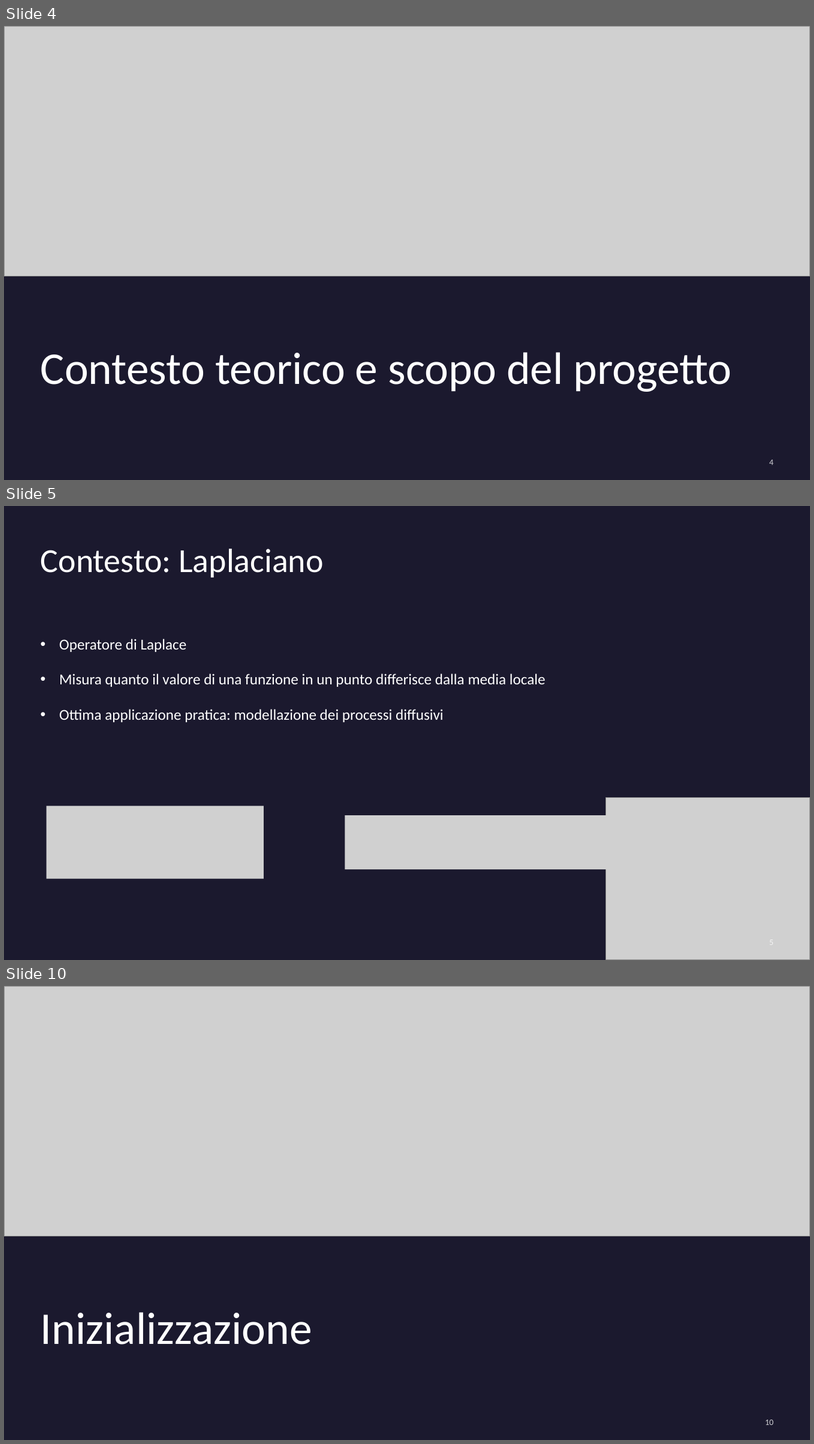
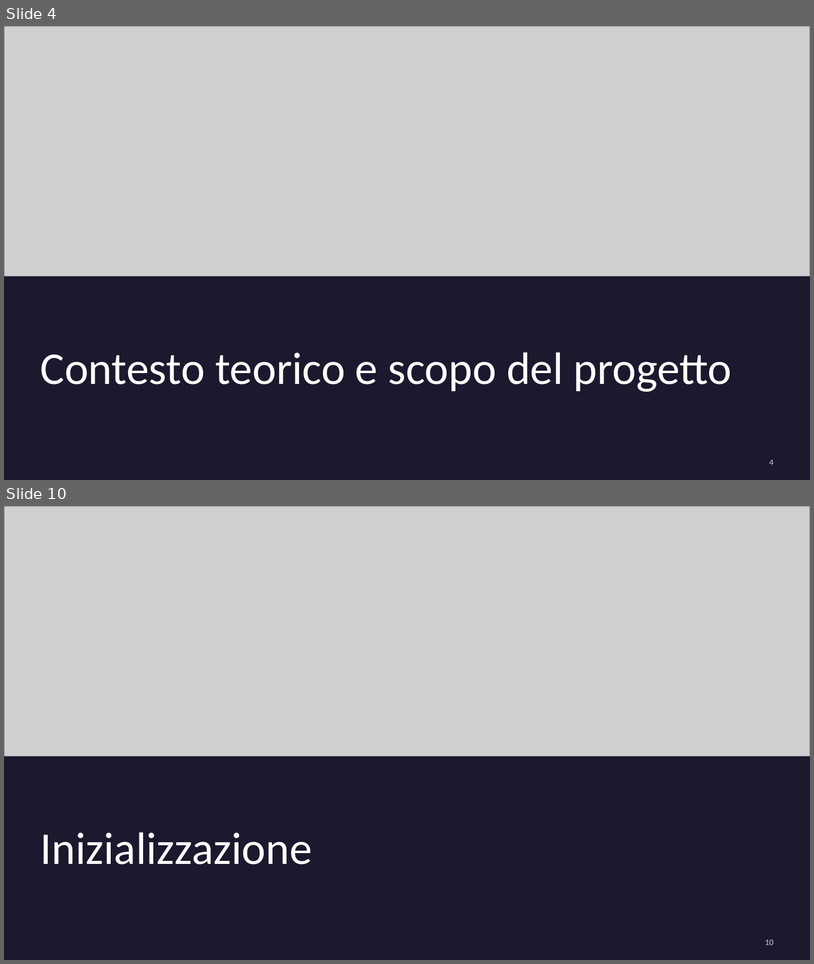
Before and after one commit to AlessandroPaduret/Numerical-Analysis, a slide deck: presentazione/Presentazione progetto Calcolo Numerico 2026.pptx. Shown one above the other, each under a label of ours: slides 4, 5 and 10 before the commit, slides 4 and 10 after it; the slides between them are not shown. The pictures are 814x1444 and 814x964 pixels, drawn with LibreOffice and Linux fonts; fonts in the diff are those of the drawing; grey boxes stand for pictures. Boxes give left, top, right and bottom in pixels: in the first picture for what was removed or moved away, otherwise in the second. Text is boxed around its words. In the diff, an @@ line names an element or a change of style, - is before the commit and + after.

```diff
--- a/presentazione/Presentazione progetto Calcolo Numerico 2026.pptx
+++ b/presentazione/Presentazione progetto Calcolo Numerico 2026.pptx
@@ slide 5 removed at bbox=[4, 506, 810, 960], background #1B192E @@
@@ title removed at bbox=[41, 549, 323, 577] @@
-Contesto: Laplaciano
@@ text removed at bbox=[59, 639, 546, 722] @@
-• Operatore di Laplace
-• Misura quanto il valore di una funzione in un punto differisce dalla media locale
-• Ottima applicazione pratica: modellazione dei processi diffusivi
@@ picture removed at bbox=[47, 806, 264, 879] @@
@@ picture removed at bbox=[606, 797, 810, 960] @@
@@ picture removed at bbox=[345, 815, 617, 869] @@
@@ page number removed at bbox=[770, 937, 774, 947] @@
-5
```
Also in this commit, not shown: 1 slide changed, 4 slides added, 3 other slides removed, 6 other files.
